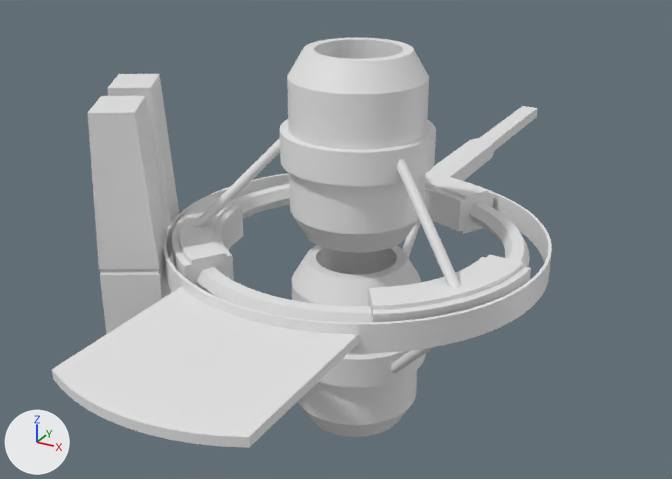
A saved change to the OBJ model cosmodrone/assets/station-parts/station_cylinder_1.obj.
Rendered twice from a 50 mm lens placed at (1.88, -3.62, 1.81), pointed at (-0.23, 0.21, -0.11). Every picture has the same lights, and +X, +Y and +Z are marked at lower left. Where no turn or scale is listed for an object, it has been applied to the vertices. Vertices at the same position are counted once.

Names of what the first picture shows: 'Cube.002_Cube.077', 'Cube_Cube.074', 'Cylinder.001_Cylinder.022', 'Cylinder.002_Cylinder.025', 'Cylinder.003_Cylinder.041', 'Cylinder.004_Cylinder.043', 'Cylinder.005_Cylinder.049', 'Cylinder_Cylinder.047', 'Torus.002'.
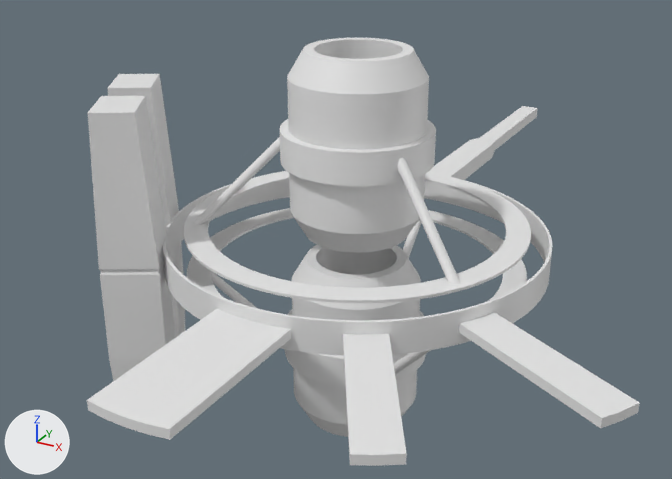
Location of each change, [x1, y1, x2, y2] in pixels of the pictures (672 x 479 px):
'Platform_Arms_Cylinder.049', added
    after: [87, 106, 640, 466]
'Cylinder.005_Cylinder.049', deleted
    before: [52, 287, 358, 448]
'Torus.002', reshaped
    before: [172, 173, 531, 323]
    after: [184, 171, 531, 303]
'Cylinder_Cylinder.047', reshaped
    before: [163, 173, 552, 353]
    after: [163, 177, 553, 355]
'Cylinder.003_Cylinder.041', reshaped
    before: [191, 138, 461, 288]
    after: [193, 137, 460, 284]
'Cylinder.004_Cylinder.043', reshaped
    before: [391, 220, 434, 373]
    after: [211, 219, 431, 374]
part 1 of me_cylinder_004_cylinder_043, rebuilt (not visible before)
    after: [211, 271, 256, 308]
part 2 of me_cylinder_004_cylinder_043, rebuilt
    before: [402, 220, 421, 258]
    after: [403, 219, 421, 258]
part 3 of me_cylinder_004_cylinder_043, rebuilt
    before: [391, 347, 434, 373]
    after: [393, 350, 431, 374]
part 5 of me_cylinder_003_cylinder_041, rebuilt
    before: [191, 138, 280, 227]
    after: [193, 137, 280, 225]
part 6 of me_cylinder_003_cylinder_041, rebuilt
    before: [397, 159, 461, 288]
    after: [397, 157, 460, 284]
'Cube_Cube.074', unchanged, covered by the edit
    before: [427, 106, 538, 181]

Diff of the bpy script that builds the scene:
```diff
--- a/cosmodrone/assets/station-parts/station_cylinder_1.obj.py
+++ b/cosmodrone/assets/station-parts/station_cylinder_1.obj.py
@@ me_cylinder_003_cylinder_041 @@
 # used by ob_cylinder_003_cylinder_041; location = (0.0, 0.0, 0.0)
-me_cylinder_003_cylinder_041.from_pydata(...)  # 192 vertices, 372 faces; spans x -0.717..0.717, y -0.426..0.824, z 0.027..0.588
+me_cylinder_003_cylinder_041.from_pydata(...)  # 192 vertices, 372 faces; spans x -0.682..0.682, y -0.403..0.784, z 0.107..0.539
+# me_cylinder_003_cylinder_041 part 5: the loose piece of 64 vertices spanning x -0.717..-0.223, y -0.426..-0.117, z 0.027..0.588 is rebuilt with 64 vertices and now spans x -0.682..-0.271, y -0.403..-0.145, z 0.107..0.539
+# me_cylinder_003_cylinder_041 part 6: the loose piece of 64 vertices spanning x 0.223..0.717, y -0.426..-0.117, z 0.027..0.588 is rebuilt with 64 vertices and now spans x 0.271..0.682, y -0.403..-0.145, z 0.107..0.539
@@ me_cylinder_004_cylinder_043 @@
 # used by ob_cylinder_004_cylinder_043; location = (0.0, 0.0, 0.0)
-me_cylinder_004_cylinder_043.from_pydata(...)  # 192 vertices, 372 faces; spans x -0.717..0.717, y -0.426..0.824, z -0.588..-0.027
+me_cylinder_004_cylinder_043.from_pydata(...)  # 192 vertices, 372 faces; spans x -0.682..0.682, y -0.403..0.784, z -0.539..-0.107
+# me_cylinder_004_cylinder_043 part 1: the loose piece of 64 vertices spanning x -0.717..-0.223, y -0.426..-0.117, z -0.588..-0.027 is rebuilt with 64 vertices and now spans x -0.682..-0.271, y -0.403..-0.145, z -0.539..-0.107
+# me_cylinder_004_cylinder_043 part 2: the loose piece of 64 vertices spanning x -0.024..0.024, y 0.262..0.824, z -0.588..-0.027 is rebuilt with 64 vertices and now spans x -0.024..0.024, y 0.317..0.784, z -0.539..-0.107
+# me_cylinder_004_cylinder_043 part 3: the loose piece of 64 vertices spanning x 0.223..0.717, y -0.426..-0.117, z -0.588..-0.027 is rebuilt with 64 vertices and now spans x 0.271..0.682, y -0.403..-0.145, z -0.539..-0.107
@@ me_cylinder_cylinder_047 @@
 # used by ob_cylinder_cylinder_047; location = (0.0, 0.0, 0.0)
-me_cylinder_cylinder_047.from_pydata(...)  # 278 vertices, 536 faces; spans x -0.91..0.91, y -0.91..0.91, z -0.06..0.06
+me_cylinder_cylinder_047.from_pydata(...)  # 256 vertices, 512 faces; spans x -0.91..0.91, y -0.91..0.91, z -0.07..0.07
+# me_cylinder_cylinder_047 part 7: 278 vertices removed from x -0.91..0.91, y -0.91..0.91, z -0.06..0.06; 256 vertices added at x -0.91..0.91, y -0.91..0.91, z -0.07..0.07
@@ me_torus_002 @@
 # used by ob_torus_002; location = (0.0, 0.0, 0.0)
-me_torus_002.from_pydata(...)  # 812 vertices, 1612 faces; spans x -0.86..0.86, y -0.81..0.86, z -0.1..0.1
+me_torus_002.from_pydata(...)  # 512 vertices, 1024 faces; spans x -0.81..0.81, y -0.81..0.81, z -0.12..0.12
+# me_torus_002 part 4: 812 vertices removed from x -0.86..0.86, y -0.81..0.86, z -0.1..0.1; 512 vertices added at x -0.81..0.81, y -0.81..0.81, z -0.12..0.12
@@ me_platform_arms_cylinder_049 @@
+me_platform_arms_cylinder_049.from_pydata(...)  # 60 vertices, 88 faces; spans x -0.18..1.49, y -1.67..2.63, z -0.05..0.05
@@ ob_cylinder_005_cylinder_049 @@
-ob_cylinder_005_cylinder_049 = bpy.data.objects.new('Cylinder.005_Cylinder.049', me_cylinder_005_cylinder_049)
-ob_cylinder_005_cylinder_049.location = (0.0, 0.0, 0.0)
@@ ob_platform_arms_cylinder_049 @@
+ob_platform_arms_cylinder_049 = bpy.data.objects.new('Platform_Arms_Cylinder.049', me_platform_arms_cylinder_049)
+ob_platform_arms_cylinder_049.location = (0.0, 0.0, 0.0)
```
